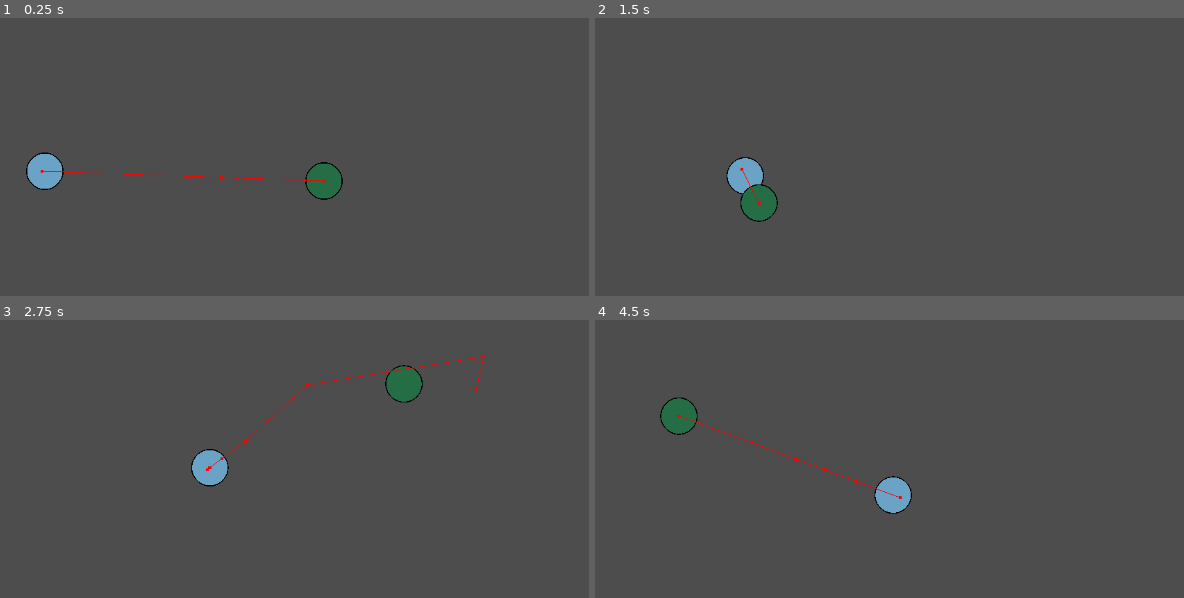
Above: before the commit, frames 1-4 (two rows, left to right).
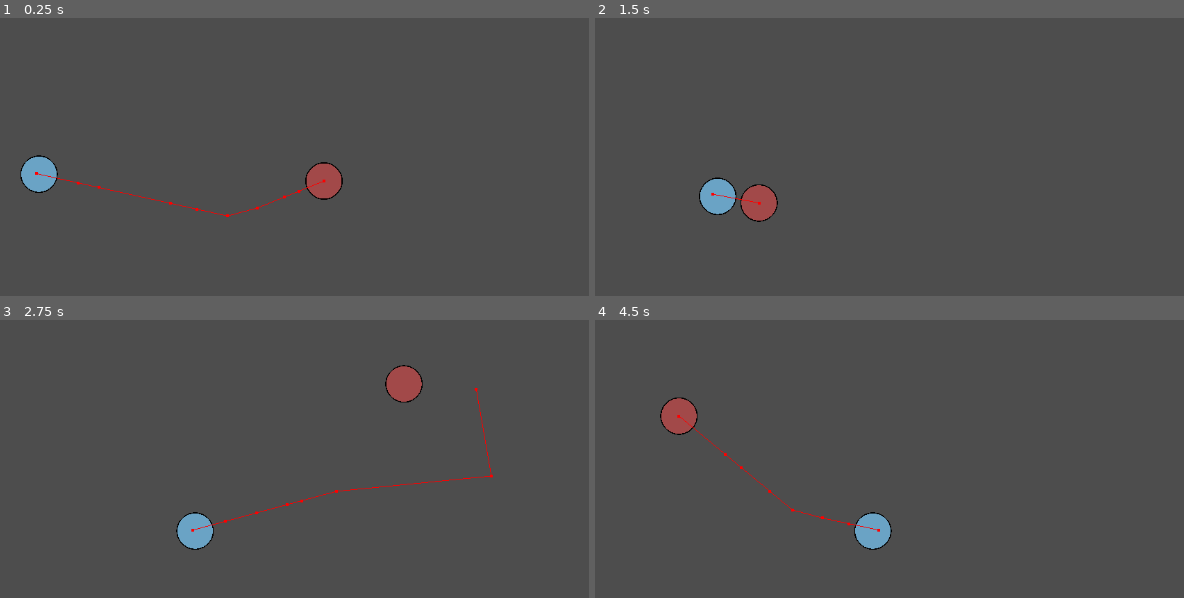
Above: after the commit, the same moments.

Repository: QuebleGameDev/Godot-Pathfinding
Game: Godot game, scene res://navigation_server_example/navigation_server_example.tscn
Same seed, same stepped clock (60 frames per second), same inputs: the game is played once before the commit and once after it. This scene is started directly instead of the project's main scene.
Inputs (mouse positions are in pixels of both pictures, inside the frame that each line leads up to):
- Up to frame 1 (0.25 s): no input
- Up to frame 2 (1.5 s): move the mouse to (1095, 159) at 0.52 s; move the mouse to (759, 204) at 1.27 s
- Up to frame 3 (2.75 s): move the mouse to (406, 383) at 2.02 s
- Up to frame 4 (4.5 s): move the mouse to (877, 572) at 2.77 s; move the mouse to (1160, 550) at 3.52 s; move the mouse to (677, 414) at 4.27 s

The runs differ from the first frame. In frame 1, 1.5% of the frame differs, in the area x 3-59%, y 48-72%; in frame 2, 1.9%; in frame 3, 2.5%, in the area x 29-84%, y 12-83%; in frame 4, 2.3%.

Commit message:
navigation server finished

Diff:
--- a/navigation_server_example/navigation_server_example.tscn
+++ b/navigation_server_example/navigation_server_example.tscn
@@ -4,13 +4,13 @@
 [ext_resource type="PackedScene" uid="uid://d4nsot5hdba1q" path="res://project_specific/visual_node/visual_node.tscn" id="3_yqrj7"]
 
 [sub_resource type="NavigationPolygon" id="NavigationPolygon_3c4ma"]
-vertices = PackedVector2Array(577.258, 372.953, 494.891, 231.82, 506.633, 188, 539.063, 101.641, 606.969, 272.859, 605.93, 365.25, 494.891, 144.18, 58.0078, 422.633, 65.8281, 195.688, 195.477, 83.2031, 508.531, 492, 524.242, 550.656, 424.492, 575.07, 295.43, 583.008, 191.594, 586.891, 66.4766, 512.008, 462.82, 112.109, 462.82, 263.891, 526.938, 423.258, 419, 275.633, 343.109, 231.82, 375.18, 263.891, 419, 100.367, 375.18, 112.109, 343.109, 144.18, 331.367, 188)
-polygons = Array[PackedInt32Array]([PackedInt32Array(0, 1, 2, 3, 4, 5), PackedInt32Array(3, 2, 6), PackedInt32Array(7, 8, 9, 10, 11, 12, 13, 14, 15), PackedInt32Array(3, 6, 16), PackedInt32Array(17, 1, 0, 18), PackedInt32Array(19, 17, 18), PackedInt32Array(18, 10, 9, 20), PackedInt32Array(21, 19, 18), PackedInt32Array(3, 16, 22), PackedInt32Array(9, 3, 22), PackedInt32Array(9, 22, 23), PackedInt32Array(9, 23, 24), PackedInt32Array(9, 24, 25), PackedInt32Array(9, 25, 20), PackedInt32Array(18, 20, 21)])
+vertices = PackedVector2Array(539.063, 101.641, 606.969, 272.859, 604.078, 531.133, 523.406, 288, 511.844, 244.789, 480.211, 213.156, 195.477, 83.2031, 437, 201.594, 393.789, 213.156, 65.8281, 195.688, 362.156, 244.789, 58.0078, 422.633, 511.844, 331.211, 480.211, 362.844, 424.492, 575.07, 437, 374.406, 295.43, 583.008, 350.594, 288, 191.594, 586.891, 66.4766, 512.008, 362.156, 331.211, 393.789, 362.844)
+polygons = Array[PackedInt32Array]([PackedInt32Array(0, 1, 2, 3, 4), PackedInt32Array(0, 4, 5), PackedInt32Array(6, 0, 5, 7), PackedInt32Array(6, 7, 8), PackedInt32Array(9, 6, 8, 10, 11), PackedInt32Array(12, 3, 2), PackedInt32Array(13, 12, 2, 14), PackedInt32Array(15, 13, 14, 16), PackedInt32Array(11, 10, 17), PackedInt32Array(18, 19, 11, 17, 20, 16), PackedInt32Array(21, 15, 16), PackedInt32Array(16, 20, 21)])
 outlines = Array[PackedVector2Array]([PackedVector2Array(192, 73, 546, 92, 617, 271, 614, 539, 426, 585, 296, 593, 189, 597, 57, 518, 48, 423, 56, 191)])
 source_geometry_group_name = &"navigation_polygon_source_group"
 
-[sub_resource type="CircleShape2D" id="CircleShape2D_nnj31"]
-radius = 77.2787
+[sub_resource type="CircleShape2D" id="CircleShape2D_ww5t6"]
+radius = 76.0592
 
 [sub_resource type="NavigationPolygon" id="NavigationPolygon_r4u1o"]
 vertices = PackedVector2Array(1046.42, 99.2109, 1156.56, 285.977, 1127.04, 473.594, 915.523, 549.398, 854.898, 406.359, 801.297, 108.641, 787.211, 298.461)
@@ -19,33 +19,30 @@
 
 [node name="NavigationServerExample" type="Node2D"]
 
-[node name="NavigationRegion2D" type="NavigationRegion2D" parent="."]
+[node name="NavigationRegions" type="Node2D" parent="."]
+
+[node name="NavigationRegion2D" type="NavigationRegion2D" parent="NavigationRegions"]
 navigation_polygon = SubResource("NavigationPolygon_3c4ma")
 
-[node name="MeshesForBaking" type="Node2D" parent="NavigationRegion2D"]
-editor_description = "Contains StaticBody2D nodes for baking the NavigationPolygon"
+[node name="StaticBody2D" type="StaticBody2D" parent="NavigationRegions/NavigationRegion2D"]
+position = Vector2(437, 288)
 
-[node name="StaticBody2D" type="StaticBody2D" parent="NavigationRegion2D/MeshesForBaking"]
-position = Vector2(419, 188)
+[node name="NavigationObstacle2D" type="NavigationObstacle2D" parent="NavigationRegions/NavigationRegion2D/StaticBody2D"]
+radius = 92.79
 
-[node name="CollisionShape2D" type="CollisionShape2D" parent="NavigationRegion2D/MeshesForBaking/StaticBody2D"]
-shape = SubResource("CircleShape2D_nnj31")
+[node name="CollisionShape2D" type="CollisionShape2D" parent="NavigationRegions/NavigationRegion2D/StaticBody2D"]
+shape = SubResource("CircleShape2D_ww5t6")
 
-[node name="StaticBody2D2" type="StaticBody2D" parent="NavigationRegion2D/MeshesForBaking"]
-position = Vector2(646, 492)
-scale = Vector2(1.645, 1.645)
-
-[node name="CollisionShape2D" type="CollisionShape2D" parent="NavigationRegion2D/MeshesForBaking/StaticBody2D2"]
-shape = SubResource("CircleShape2D_nnj31")
-
-[node name="NavigationRegion2D2" type="NavigationRegion2D" parent="."]
+[node name="NavigationRegion2D2" type="NavigationRegion2D" parent="NavigationRegions"]
 navigation_polygon = SubResource("NavigationPolygon_r4u1o")
 
-[node name="NavigationLink2D" type="NavigationLink2D" parent="."]
+[node name="NavigationLinks" type="Node2D" parent="."]
+
+[node name="NavigationLink2D" type="NavigationLink2D" parent="NavigationLinks"]
 position = Vector2(552, 183)
 end_position = Vector2(254, -41)
 
-[node name="NavigationLink2D2" type="NavigationLink2D" parent="."]
+[node name="NavigationLink2D2" type="NavigationLink2D" parent="NavigationLinks"]
 position = Vector2(817, 314)
 end_position = Vector2(-223, 22)
 
@@ -55,4 +52,5 @@
 
 [node name="Target" parent="." instance=ExtResource("3_yqrj7")]
 position = Vector2(832, 241)
+color = 1
 follow_mouse = true
--- a/navigation_server_example/navigator_entity/navigator_entity.gd
+++ b/navigation_server_example/navigator_entity/navigator_entity.gd
@@ -20,6 +20,7 @@
 	recalc_timer.timeout.connect(_on_recalc_timer_timeout)
 	navigation_agent.link_reached.connect(_on_navigation_link_reached)
 	navigation_agent.waypoint_reached.connect(_on_waypoint_reached)
+	navigation_agent.velocity_computed.connect(_on_velocity_computed) #! avoidance
 
 	# These values need to be adjusted according to the actor's speed, -
 	# the navigation layout, and the actor's collision shape.
@@ -42,8 +43,11 @@
 	var next_path_position: Vector2 = navigation_agent.get_next_path_position()
 
 	# Calculate the velocity to move towards the next path point.
-	velocity = current_agent_position.direction_to(next_path_position) * movement_speed * delta
-	move_and_slide()
+	var new_velocity = current_agent_position.direction_to(next_path_position) * movement_speed * delta
+	if navigation_agent.avoidance_enabled:
+		navigation_agent.set_velocity(new_velocity)
+	else:
+		_on_velocity_computed(new_velocity)
 
 ## Setup the navigation agent.
 func actor_setup():
@@ -72,3 +76,8 @@
 	# This check produces unexpected results when comparing vectors directly.
 	if details.position.distance_to(nav_link_end_position) < 5.0:
 		on_nav_link = false
+
+## Called when the navigation agent reports a new velocity.
+func _on_velocity_computed(safe_velocity: Vector2):
+	velocity = safe_velocity
+	move_and_slide()
--- a/navigation_server_example/navigator_entity/navigator_entity.tscn
+++ b/navigation_server_example/navigator_entity/navigator_entity.tscn
@@ -16,6 +16,8 @@
 shape = SubResource("CircleShape2D_2l7us")
 
 [node name="NavigationAgent2D" type="NavigationAgent2D" parent="."]
+avoidance_enabled = true
+radius = 22.25
 debug_enabled = true
 
 [node name="RecalcTimer" type="Timer" parent="."]
